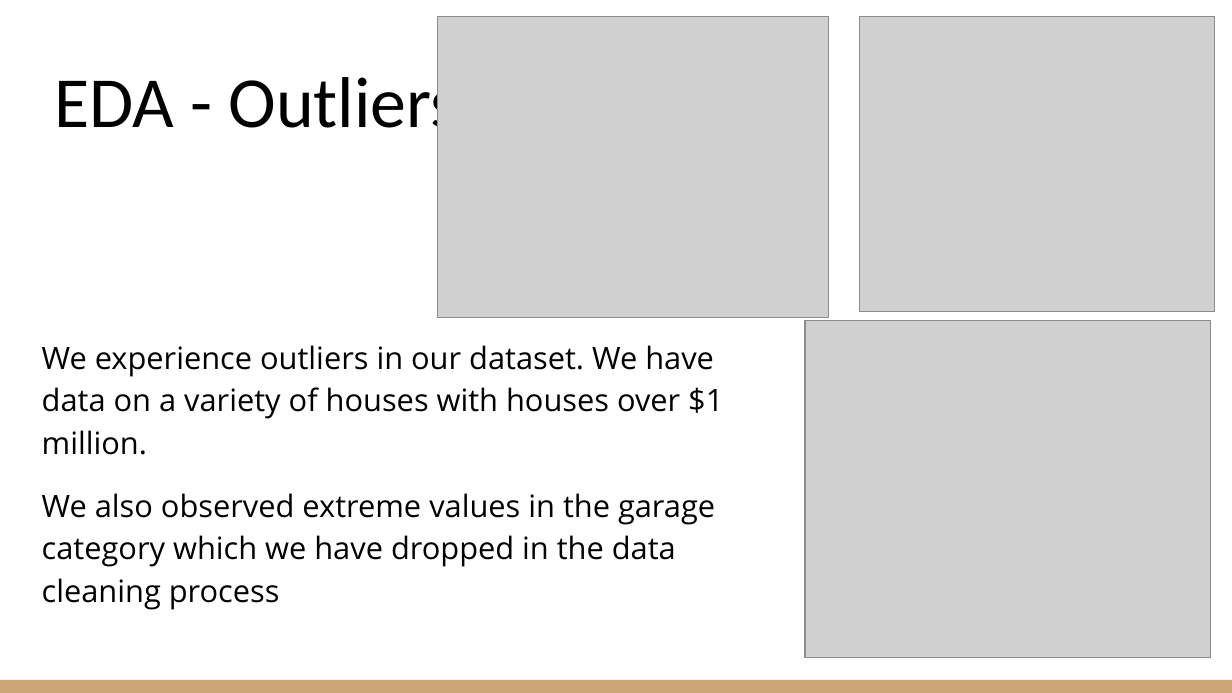
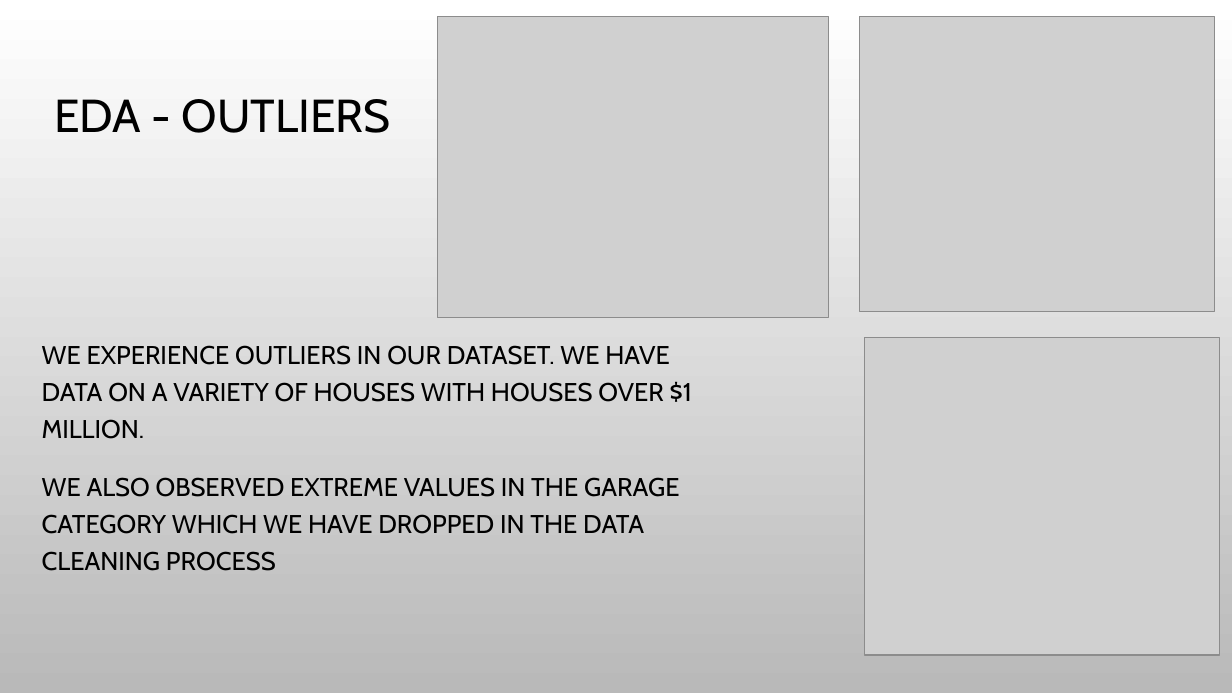
Before and after one commit to bradsmart1998/Project_4_Real_Estate_Regression, a slide deck: slide 6 of Project 4 - Perth House Prices.pptx. Drawn at 1232x693 pixels with LibreOffice and Linux fonts; fonts in the diff are those of the drawing; grey boxes stand for pictures; background and template pictures are left out. Boxes give left, top, right and bottom in pixels: in the first picture for what was removed or moved away, otherwise in the second. Text is boxed around its words. In the diff, an @@ line names an element or a change of style, - is before the commit and + after.

```diff
--- a/Project 4 - Perth House Prices.pptx
+++ b/Project 4 - Perth House Prices.pptx
@@ background #FFFFFF to picture (left out) @@
@@ title at (54,99,391,133): text changed; size 42 to 27 pt; font Calibri to Cabin @@
-EDA - Outliers
+EDA - OUTLIERS
@@ text at (42,345,692,571): text changed; size 18 to 15 pt; font Open Sans to Cabin @@
-We experience outliers in our dataset. We have data on a variety of houses with houses over $1 million.
-We also observed extreme values in the garage category which we have dropped in the data cleaning process
+WE EXPERIENCE OUTLIERS IN OUR DATASET. WE HAVE DATA ON A VARIETY OF HOUSES WITH HOUSES OVER $1 MILLION.
+WE ALSO OBSERVED EXTREME VALUES IN THE GARAGE CATEGORY WHICH WE HAVE DROPPED IN THE DATA CLEANING PROCESS
@@ picture: place and size @@
-picture at (804,320,1210,658)
+picture at (865,338,1220,655)
@@ rectangle removed at (0,680,1232,693) @@
```
Also in this commit, not shown: 12 other slides changed.
